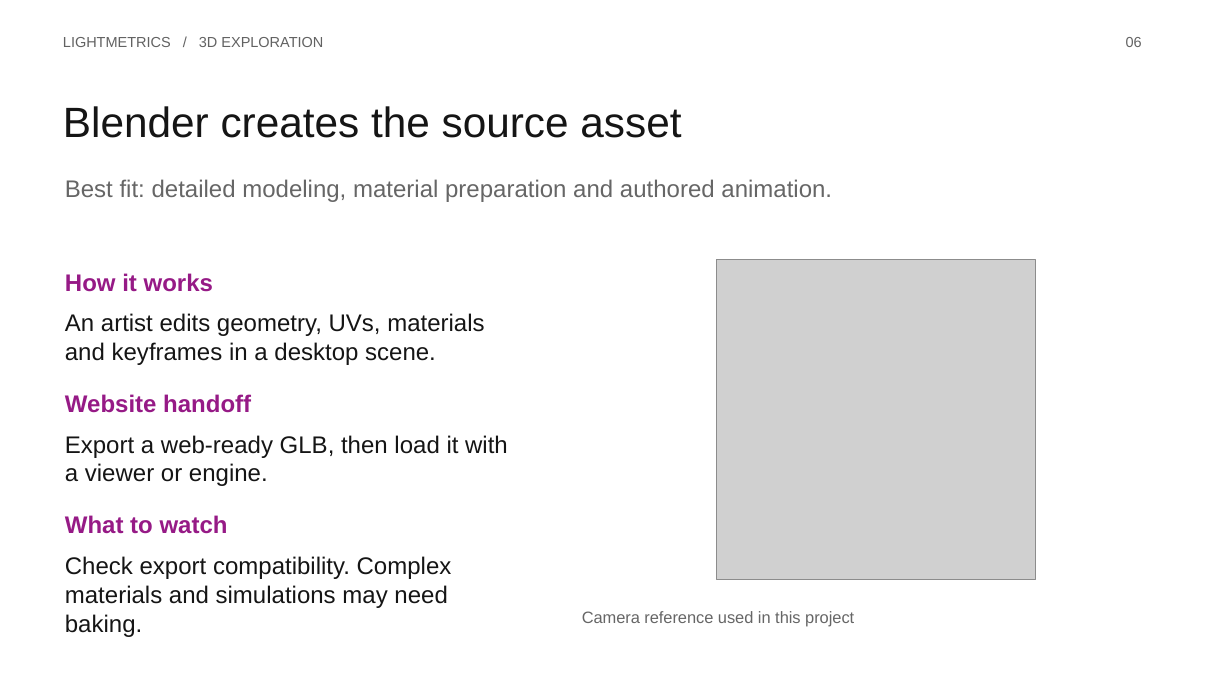
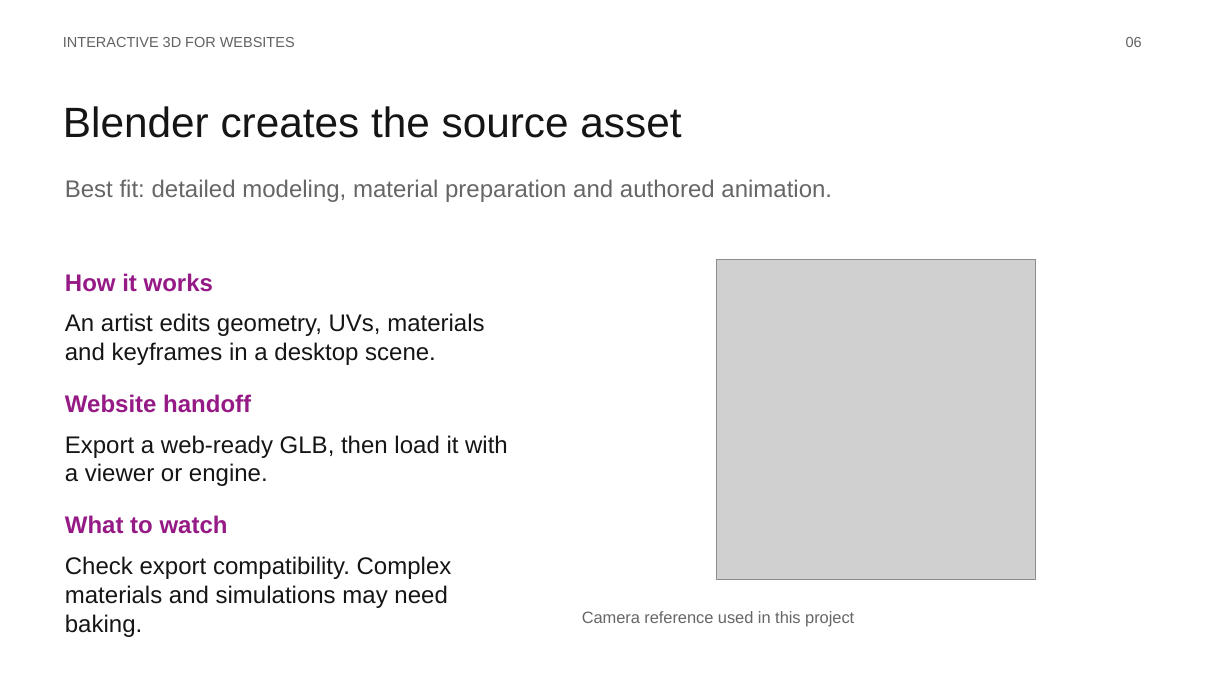
Before and after one commit to Naveen100102/lightmetrics-3d-viewer, a slide deck: slide 6 of public/presentation/Interactive-3D-for-Websites.pptx. Drawn at 1232x693 pixels with LibreOffice and Linux fonts; fonts in the diff are those of the drawing; grey boxes stand for pictures. Boxes give left, top, right and bottom in pixels: in the first picture for what was removed or moved away, otherwise in the second. Text is boxed around its words. In the diff, an @@ line names an element or a change of style, - is before the commit and + after.

```diff
--- a/public/presentation/Interactive-3D-for-Websites.pptx
+++ b/public/presentation/Interactive-3D-for-Websites.pptx
@@ text at bbox=[63, 37, 295, 47]: text changed @@
-LIGHTMETRICS / 3D EXPLORATION
+INTERACTIVE 3D FOR WEBSITES
```
Also in this commit, not shown: 31 other slides changed, 34 other files.
